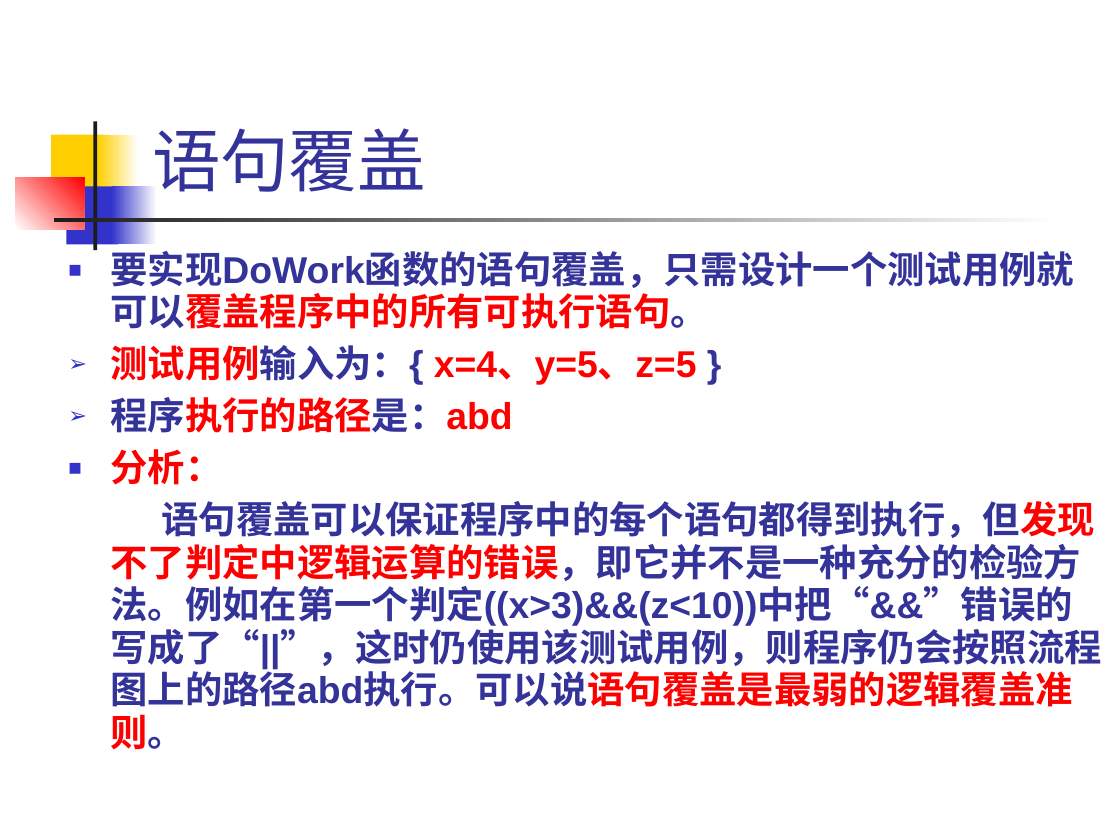
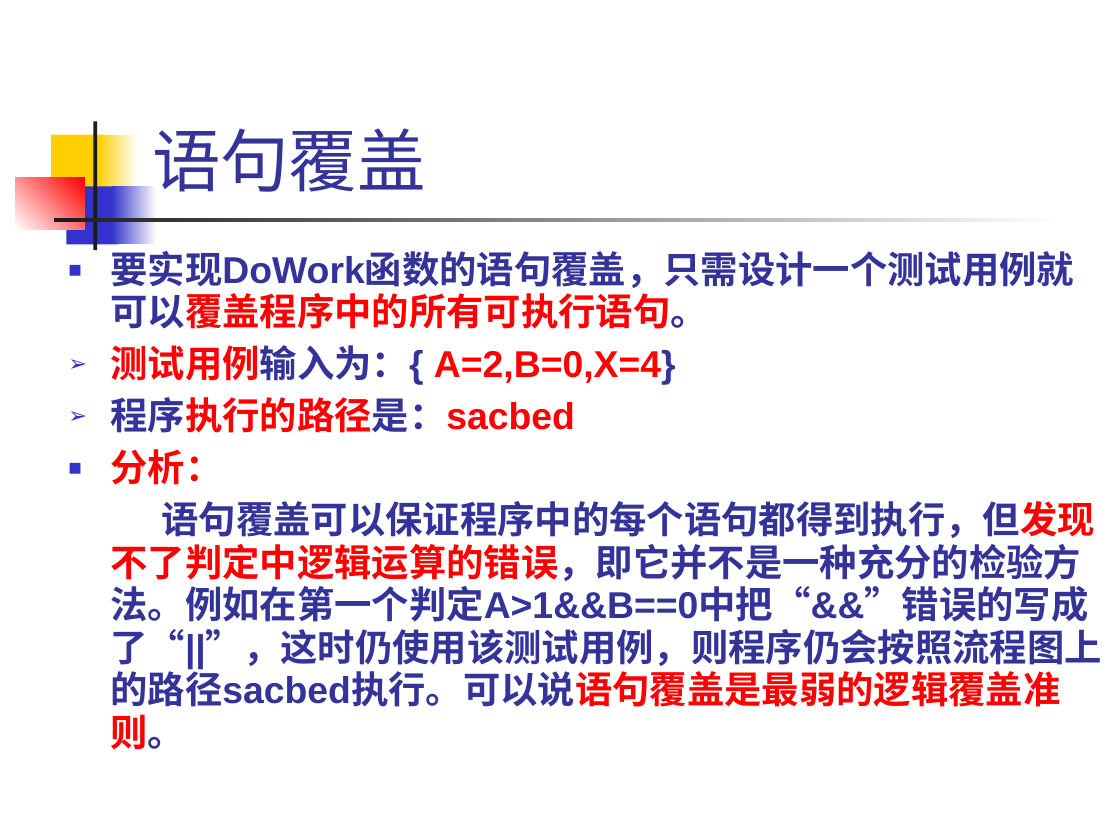
Before and after one commit to 1-518/Three-Kindoms, a slide deck: slide 4 of 白盒黑盒/白盒测试技术/白盒测试技术.ppt (slide 7 before the commit). Drawn at 1120x840 pixels with LibreOffice and Linux fonts; fonts in the diff are those of the drawing. Boxes give left, top, right and bottom in pixels: in the first picture for what was removed or moved away, otherwise in the second. Text is boxed around its words. In the diff, an @@ line names an element or a change of style, - is before the commit and + after.

```diff
--- a/白盒黑盒/白盒测试技术/白盒测试技术.ppt
+++ b/白盒黑盒/白盒测试技术/白盒测试技术.ppt
@@ text at (110, 345, 676, 433): text changed @@
-➢ 测试用例输入为：{ x=4、y=5、z=5 }
-➢ 程序执行的路径是：abd
+➢ 测试用例输入为：{ A=2,B=0,X=4}
+➢ 程序执行的路径是：sacbed
@@ text at (110, 501, 1102, 750): text changed @@
-语句覆盖可以保证程序中的每个语句都得到执行，但发现不了判定中逻辑运算的错误，即它并不是一种充分的检验方法。例如在第一个判定((x>3)&&(z<10))中把“&&”错误的写成了“||”，这时仍使用该测试用例，则程序仍会按照流程图上的路径abd执行。可以说语句覆盖是最弱的逻辑覆盖准则。
+语句覆盖可以保证程序中的每个语句都得到执行，但发现不了判定中逻辑运算的错误，即它并不是一种充分的检验方法。例如在第一个判定A>1&&B==0中把“&&”错误的写成了“||”，这时仍使用该测试用例，则程序仍会按照流程图上的路径sacbed执行。可以说语句覆盖是最弱的逻辑覆盖准则。
```
Also in this commit, not shown: 13 other slides changed, 1 slide added, 4 slides removed, 1 other file.
